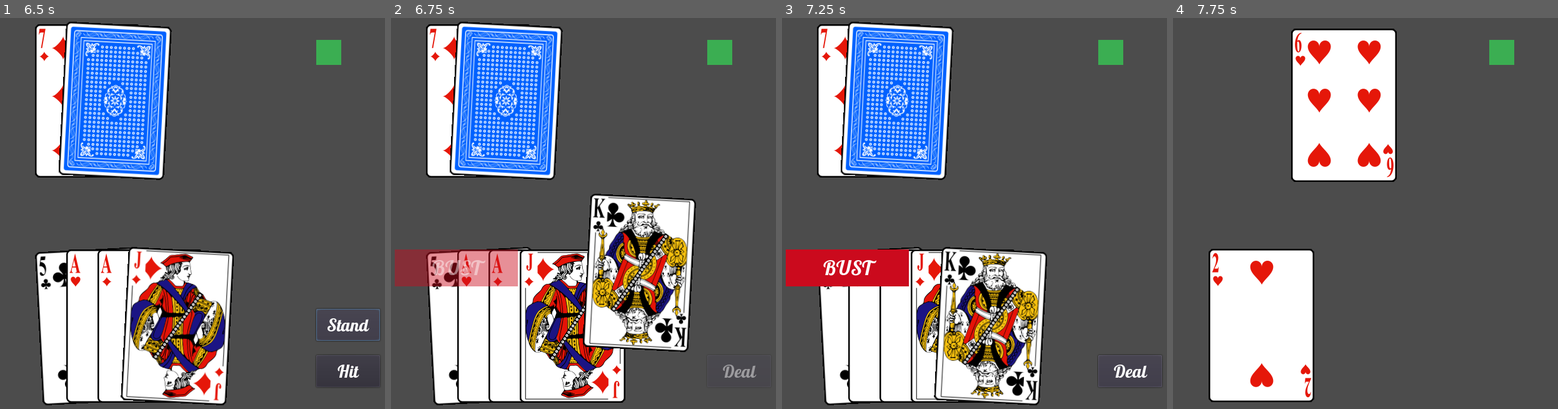
Above: before the commit, frames 1-4 (left to right).
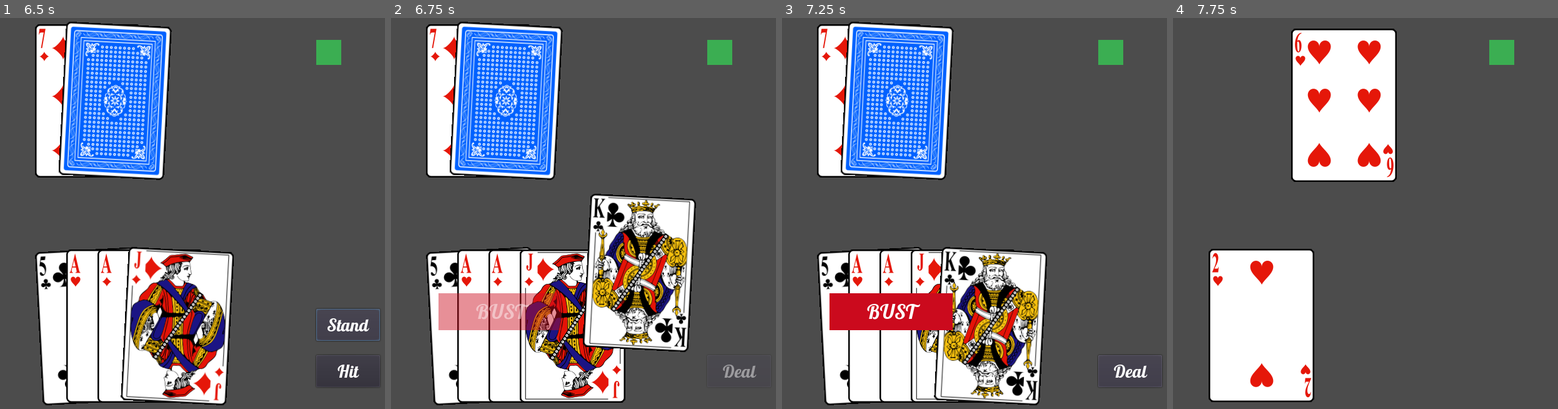
Above: after the commit, the same moments.

Repository: justin-calleja/Blackjack
Game: Godot game, scene res://scenes/game/game.tscn
Same seed, same stepped clock (60 frames per second), same inputs: the game is played once before the commit and once after it.
Inputs (mouse positions are in pixels of both pictures, inside the frame that each line leads up to):
- Up to frame 1 (6.5 s): click "Deal" at 0.5 s; tap Enter at 1.25 s; move the mouse to (281, 197) at 1.27 s; click (281, 197) at 1.42 s; drag from (92, 240) to (157, 311) at 2.02 s; click "Stand" at 2.75 s; click "Hit" at 3.5 s; click "Stand" at 4.25 s; click "Hit" at 5 s; click "Stand" at 5.75 s
- Up to frame 2 (6.75 s): click "Hit" at 6.5 s
- Up to frame 3 (7.25 s): no input
- Up to frame 4 (7.75 s): click "Deal" at 7.25 s

Frame 1 is identical in both runs. In frame 2, 5.8% of the frame differs, in the area x 0-45%, y 59-80%; in frame 3, 5.8%; in frame 4, nothing differs.

Commit message:
Change label position

Diff:
--- a/scripts/game_player.gd
+++ b/scripts/game_player.gd
@@ -25,6 +25,7 @@
 
 	add_child(game_over_label)
 	game_over_label.visible = false
+	game_over_label.rect_position += Vector2(70, 70)
 	add_child(tween)
 
 
